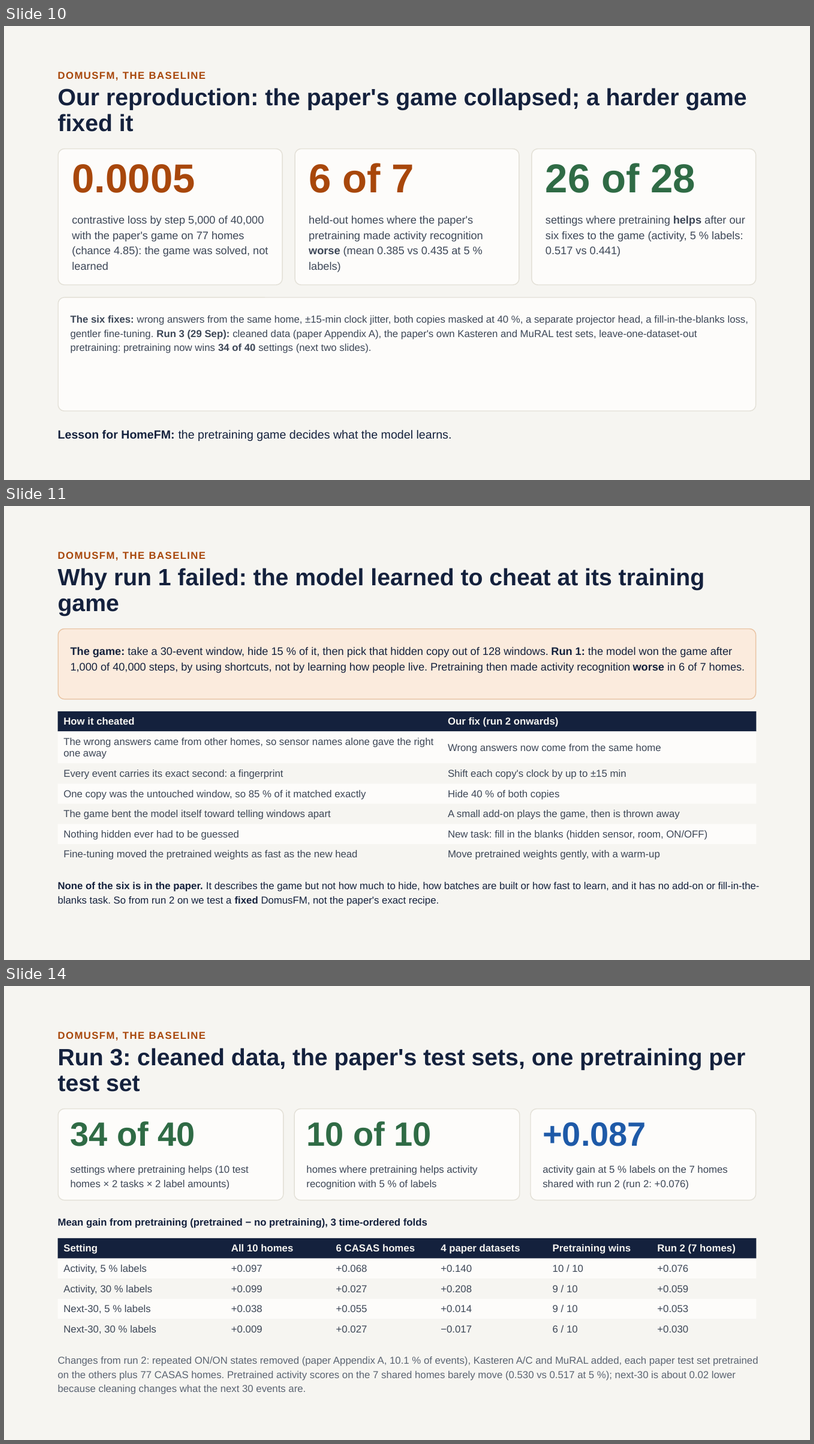
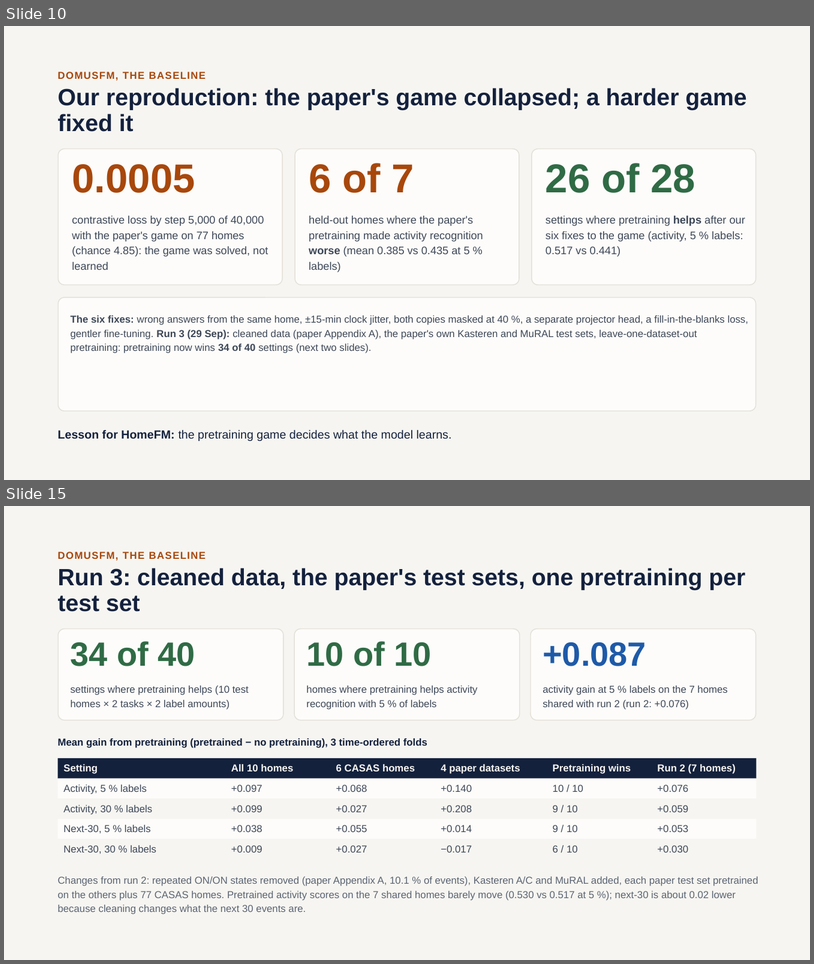
Before and after one commit to vishal6042/Foundation-Model, a slide deck: results/2026-09-29/homefm_slides/HomeFM_architecture_and_design.pptx. Shown one above the other, each under a label of ours: slides 10, 11 and 14 before the commit, slides 10 and 15 after it; the slides between them are not shown. The pictures are 814x1444 and 814x964 pixels, drawn with LibreOffice and Linux fonts; fonts in the diff are those of the drawing. Boxes give left, top, right and bottom in pixels: in the first picture for what was removed or moved away, otherwise in the second. Text is boxed around its words. In the diff, an @@ line names an element or a change of style, - is before the commit and + after.

```diff
--- a/results/2026-09-29/homefm_slides/HomeFM_architecture_and_design.pptx
+++ b/results/2026-09-29/homefm_slides/HomeFM_architecture_and_design.pptx
@@ slide 11 removed at (4, 506, 810, 960), background #F6F5F1 @@
@@ text removed at (58, 552, 206, 561) @@
-DOMUSFM, THE BASELINE
@@ text removed at (58, 568, 705, 616) @@
-Why run 1 failed: the model learned to cheat at its training game
@@ rounded rectangle removed at (59, 629, 756, 699) @@
@@ text removed at (71, 646, 746, 673) @@
-The game: take a 30-event window, hide 15 % of it, then pick that hidden copy out of 128 windows. Run 1: the model won the game after 1,000 of 40,000 steps, by using shortcuts, not by learning how people live. Pretraining then made activity recognition worse in 6 of 7 homes.
@@ rectangle removed at (58, 711, 757, 731) @@
@@ text removed at (63, 717, 134, 724) @@
-How it cheated
@@ text removed at (448, 717, 559, 727) @@
-Our fix (run 2 onwards)
@@ rectangle removed at (58, 731, 757, 763) @@
@@ text removed at (63, 738, 434, 759) @@
-The wrong answers came from other homes, so sensor names alone gave the right one away
@@ text removed at (448, 744, 662, 753) @@
-Wrong answers now come from the same home
@@ rectangle removed at (58, 763, 757, 783) @@
@@ text removed at (63, 769, 284, 779) @@
-Every event carries its exact second: a fingerprint
@@ text removed at (448, 769, 627, 779) @@
-Shift each copy's clock by up to ±15 min
@@ rectangle removed at (58, 784, 757, 804) @@
@@ text removed at (63, 790, 366, 799) @@
-One copy was the untouched window, so 85 % of it matched exactly
@@ text removed at (448, 790, 560, 799) @@
-Hide 40 % of both copies
@@ rectangle removed at (58, 804, 757, 823) @@
@@ text removed at (63, 810, 331, 819) @@
-The game bent the model itself toward telling windows apart
@@ text removed at (448, 810, 680, 819) @@
-A small add-on plays the game, then is thrown away
@@ rectangle removed at (58, 823, 757, 844) @@
@@ rectangle removed at (58, 844, 757, 864) @@
@@ text removed at (63, 830, 239, 840) @@
-Nothing hidden ever had to be guessed
@@ text removed at (448, 830, 708, 840) @@
-New task: fill in the blanks (hidden sensor, room, ON/OFF)
@@ text removed at (63, 850, 357, 859) @@
-Fine-tuning moved the pretrained weights as fast as the new head
@@ text removed at (448, 850, 660, 859) @@
-Move pretrained weights gently, with a warm-up
@@ text removed at (58, 882, 760, 906) @@
-None of the six is in the paper. It describes the game but not how much to hide, how batches are built or how fast to learn, and it has no add-on or fill-in-the-blanks task. So from run 2 on we test a fixed DomusFM, not the paper's exact recipe.
@@ what was slide 14 is now slide 15 @@
```
Also in this commit, not shown: 4 slides changed, 2 slides added, 6 other files.
